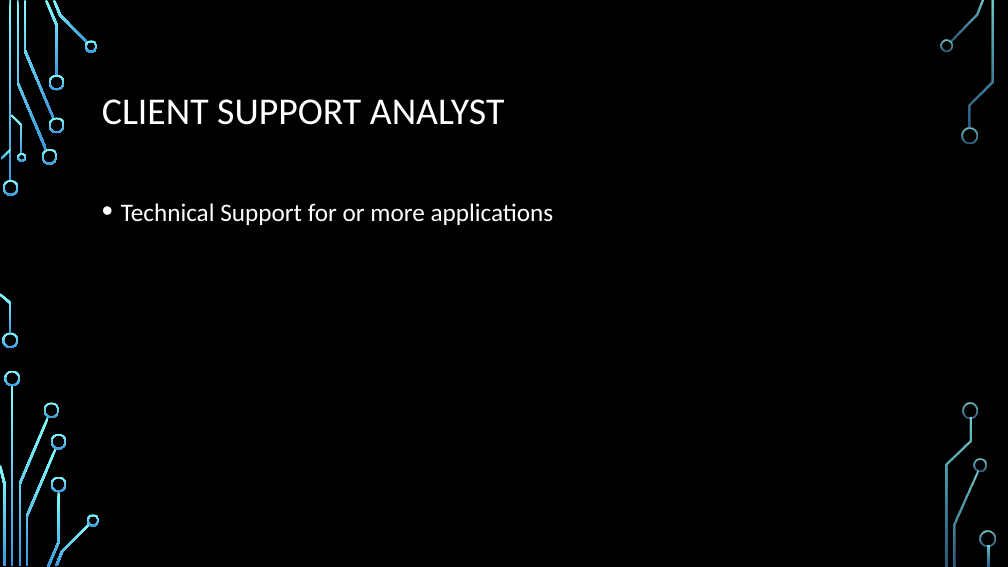
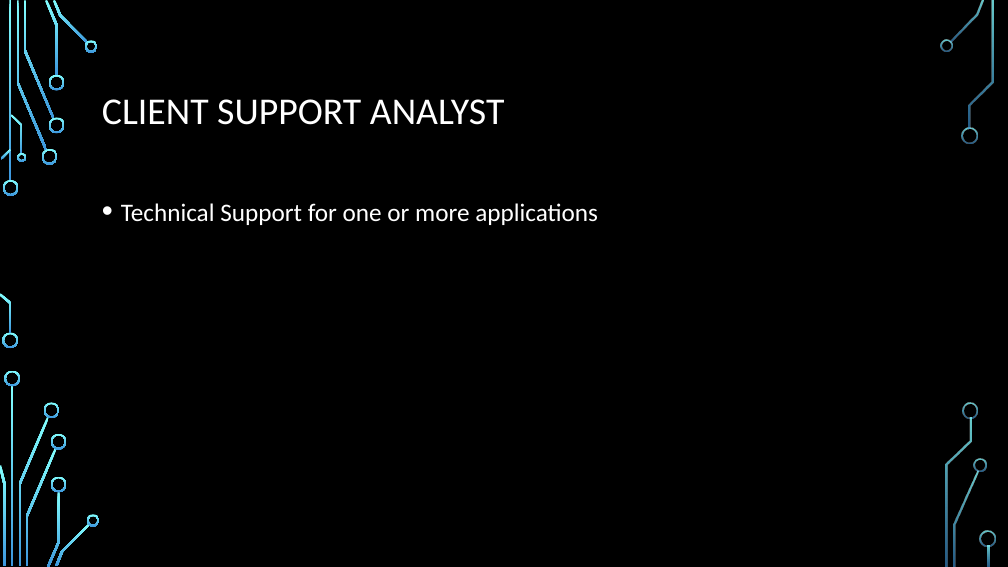
Before and after one commit to daviddcbud/TrainingApp, a slide deck: slide 19 of PowerPointSlids.pptx. Drawn at 1008x567 pixels with LibreOffice and Linux fonts; fonts in the diff are those of the drawing; background and template pictures are left out. Boxes give left, top, right and bottom in pixels: in the first picture for what was removed or moved away, otherwise in the second. Text is boxed around its words. In the diff, an @@ line names an element or a change of style, - is before the commit and + after.

Commit message:
changes

```diff
--- a/PowerPointSlids.pptx
+++ b/PowerPointSlids.pptx
@@ text at [121,203,598,225]: text changed @@
-• Technical Support for or more applications
+• Technical Support for one or more applications
```
